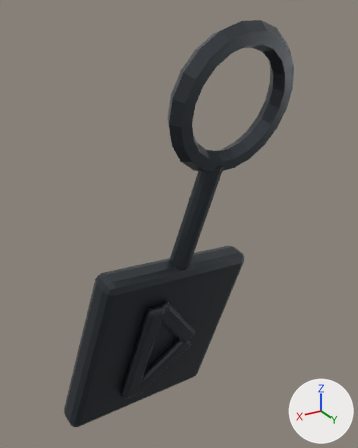
Before and after pictures for a commit that changed the glTF model public/models/charms/k-tag-charm.glb.
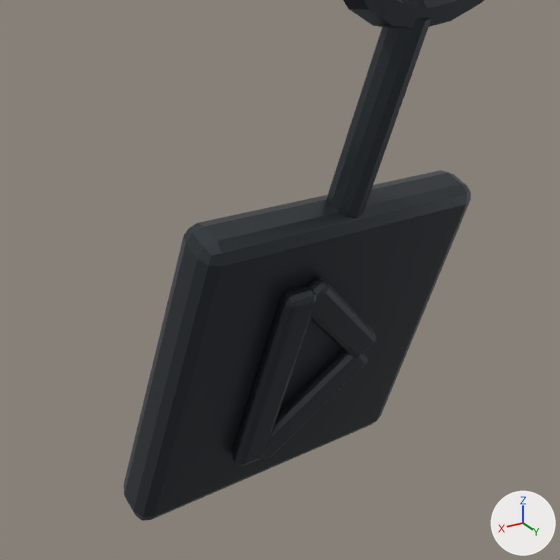
Each version appears first whole from a camera (50 mm lens) standing at (-0.0784, -0.1366, 0.108) and looking at (-0.1113, -0.1915, 0.0806), and next in a close-up on the part from 0% to 81% of the width and 35% to 100% of the height. The axes (+X, +Y, +Z) are drawn at lower right. The lights are the same throughout. The first two pictures are the older version. Where no turn or scale is listed for an object, it has been applied to the vertices. Vertices at exactly the same position are counted once.

Names of what the first close-up shows: 'ConnectorLink', 'ConnectorRing', 'KLower', 'KStem', 'KTagCharm', 'KUpper'.
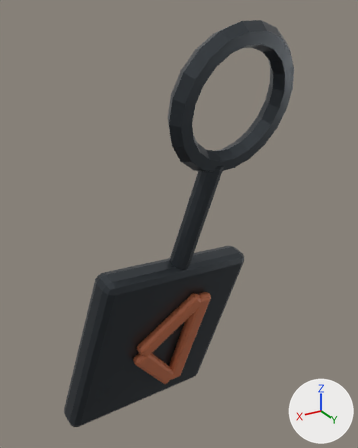
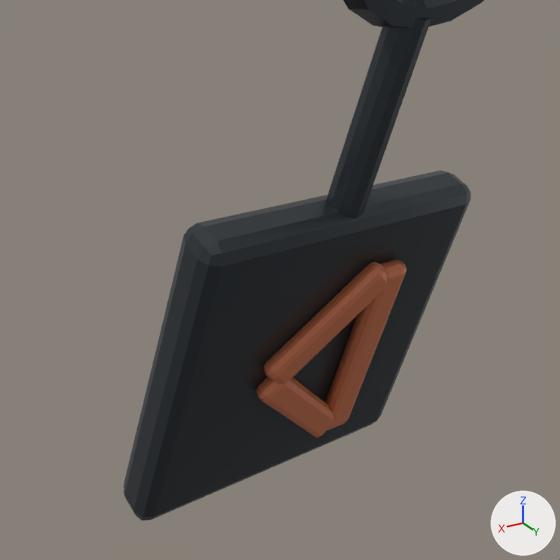
Commit message: fix: make KickCraft K tag readable

Pixel boxes (x1, y1, x2, y2) of what changed, in the close-ups (560 x 560 px; the box of a moved part takes in the faces that stretch with it):
```json
{"object": "KStem", "change": "recoloured, reshaped, moved", "before": [232, 285, 316, 466], "after": [325, 260, 406, 430], "on screen": "6% shorter"}
{"object": "KLower", "change": "recoloured, reshaped, moved", "before": [261, 350, 368, 460], "after": [264, 262, 388, 384]}
{"object": "KUpper", "change": "recoloured, reshaped, moved", "before": [307, 278, 377, 357], "after": [256, 377, 335, 437]}
{"part": 1, "of": "me_cube_002", "change": "moved or reshaped", "before": [275, 350, 368, 430], "on screen": "not visible afterwards"}
{"part": 2, "of": "me_cube", "change": "moved or reshaped", "before": [232, 285, 316, 462], "on screen": "not visible afterwards"}
{"part": 3, "of": "me_cube_001", "change": "moved or reshaped", "before": [307, 278, 377, 357], "on screen": "not visible afterwards"}
```

The change, as JSON lines over the scene's bpy script:
```json
{"op": "add", "block": "mat_charmmark", "code": ["mat_charmmark = principled_material('CharmMark')", "mat_charmmark.base_color = (0.55, 0.16, 0.07)  # orange #c46f4b", "mat_charmmark.metallic = 0.15", "mat_charmmark.roughness = 0.4"]}
{"op": "add", "block": "me_cube_004", "code": ["me_cube_004 = bpy.data.meshes.new('Cube.004')", "me_cube_004.from_pydata(...)  # 56 vertices, 108 faces; spans x -0.0014..0.0014, y -0.00075..0.00075, z -0.006..0.006", "me_cube_004.materials.append(mat_charmmark)  # orange #c46f4b"]}
{"op": "add", "block": "me_cube_003", "code": ["me_cube_003 = bpy.data.meshes.new('Cube.003')", "me_cube_003.from_pydata(...)  # 56 vertices, 108 faces; spans x -0.0014..0.0014, y -0.0008..0.0008, z -0.009..0.009", "me_cube_003.materials.append(mat_charmmark)  # orange #c46f4b"]}
{"op": "add", "block": "me_cube_005", "code": ["me_cube_005 = me_cube_004.copy(); me_cube_005.name = 'Cube.005'"]}
{"op": "set", "path": "ob_klower", "old": "bpy.data.objects.new('KLower', me_cube_002)", "new": "bpy.data.objects.new('KLower', me_cube_004)"}
{"op": "set", "path": "ob_klower.location", "old": "(0.0005, -0.0027, -0.0425)", "new": "(-0.0005, -0.0027, -0.0335)"}
{"op": "set", "path": "ob_kstem", "old": "bpy.data.objects.new('KStem', me_cube)", "new": "bpy.data.objects.new('KStem', me_cube_003)"}
{"op": "set", "path": "ob_kstem.location", "old": "(-0.0045, -0.0027, -0.038)", "new": "(0.0045, -0.0027, -0.038)"}
{"op": "set", "path": "ob_kupper", "old": "bpy.data.objects.new('KUpper', me_cube_001)", "new": "bpy.data.objects.new('KUpper', me_cube_005)"}
{"op": "set", "path": "ob_kupper.location", "old": "(0.0005, -0.0027, -0.0335)", "new": "(-0.0005, -0.0027, -0.0425)"}
```
